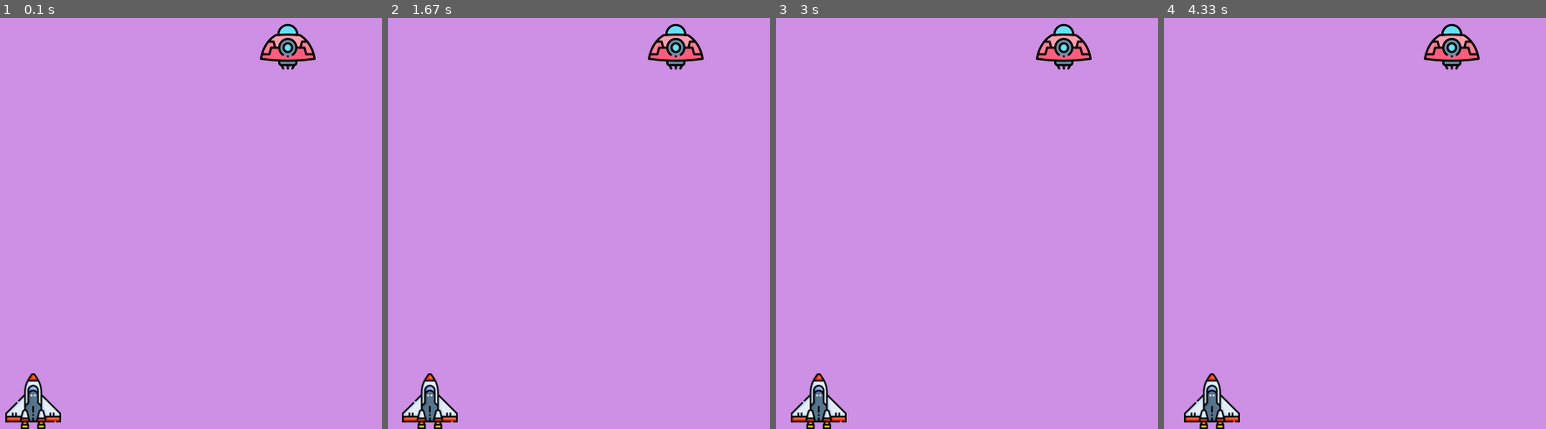
Above: before the commit, frames 1-4 (left to right).
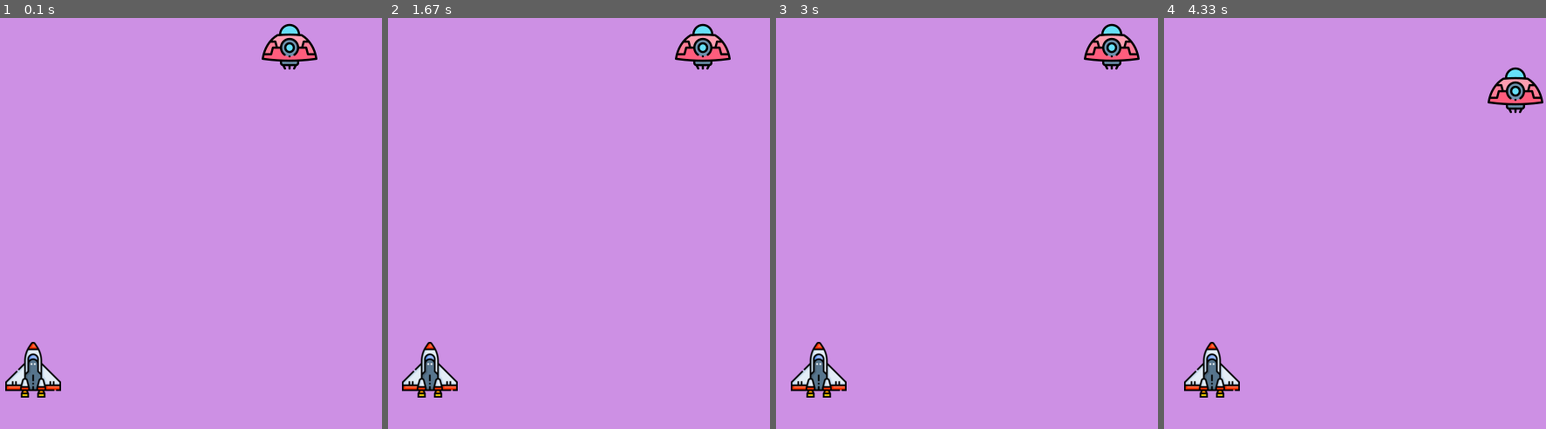
Above: after the commit, the same moments.

Repository: AlexArce2000/juego-invasion-espacial-pygame
Game: pygame game, started from invacion.py
The game is run twice, just before and just after one commit, with the same random seed, the same clock (stepped at 60 frames per second) and the same inputs.
Inputs:
- Up to frame 1 (0.1 s): no input
- Up to frame 2 (1.67 s): hold Right 0.33-0.8 s; hold Right 0.83-1.3 s; hold Left from 1.33 s (still down)
- Up to frame 3 (3 s): release Left at 1.87 s; hold Left 1.9-2.3 s; hold Right 2.33-2.97 s
- Up to frame 4 (4.33 s): hold Left 3-3.47 s; hold Right 3.5-3.97 s; hold Right from 4 s (still down)

The runs differ from the first frame. In frame 1, 2.4% of the frame differs, in the area x 1-84%, y 1-100%; in frame 2, 3.5%; in frame 3, 3.8%; in frame 4, 3.9%, in the area x 5-100%, y 1-100%.

Commit message:
feat: movimientos del enemigo

Diff:
--- a/invacion.py
+++ b/invacion.py
@@ -26,7 +26,7 @@
 # Variable de jugador
 img_jugador = pygame.image.load("images/astronave.png")
 jugador_x = 368
-jugador_y = 536
+jugador_y = 500
 jugador_x_cambio = 0
 
 
@@ -79,6 +79,17 @@
     if jugador_x >= 736:
         jugador_x= 736
 
+    # modificar ubicación del enemigo
+    enemigo_x += enemigo_x_cambio
+
+    # mantener dentro de los bordes al enemigo
+    if enemigo_x <=0:
+        enemigo_x_cambio = 0.3 # cambio de mov hacia la derecha
+        enemigo_y += enemigo_y_cambio
+    if enemigo_x >= 736:
+        enemigo_x_cambio = -0.3 # cambio de mov hacia la izquierda
+        enemigo_y += enemigo_y_cambio
+
     jugador(jugador_x,jugador_y) # pintar jugador
     enemigo(enemigo_x,enemigo_y)
 
